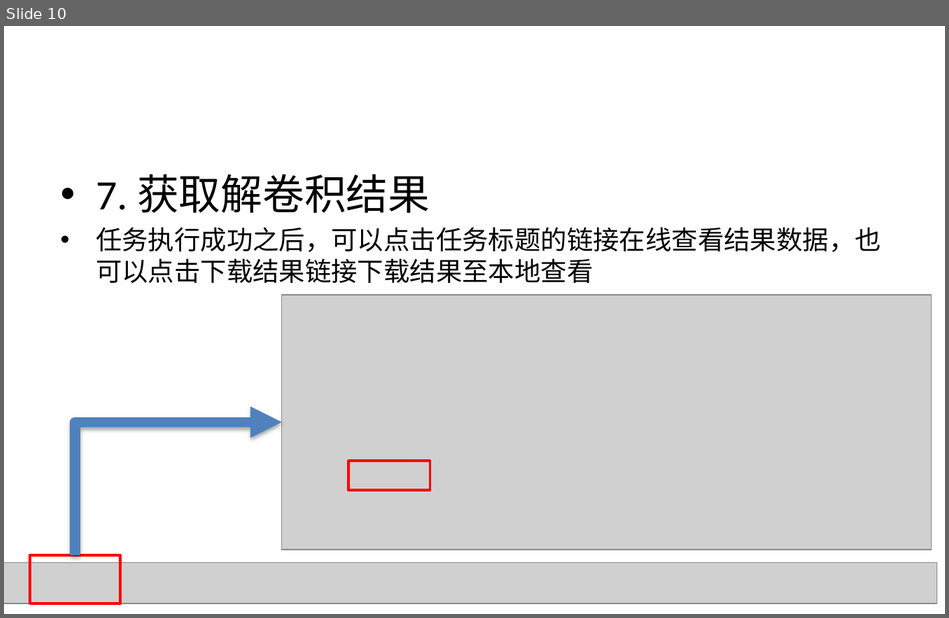
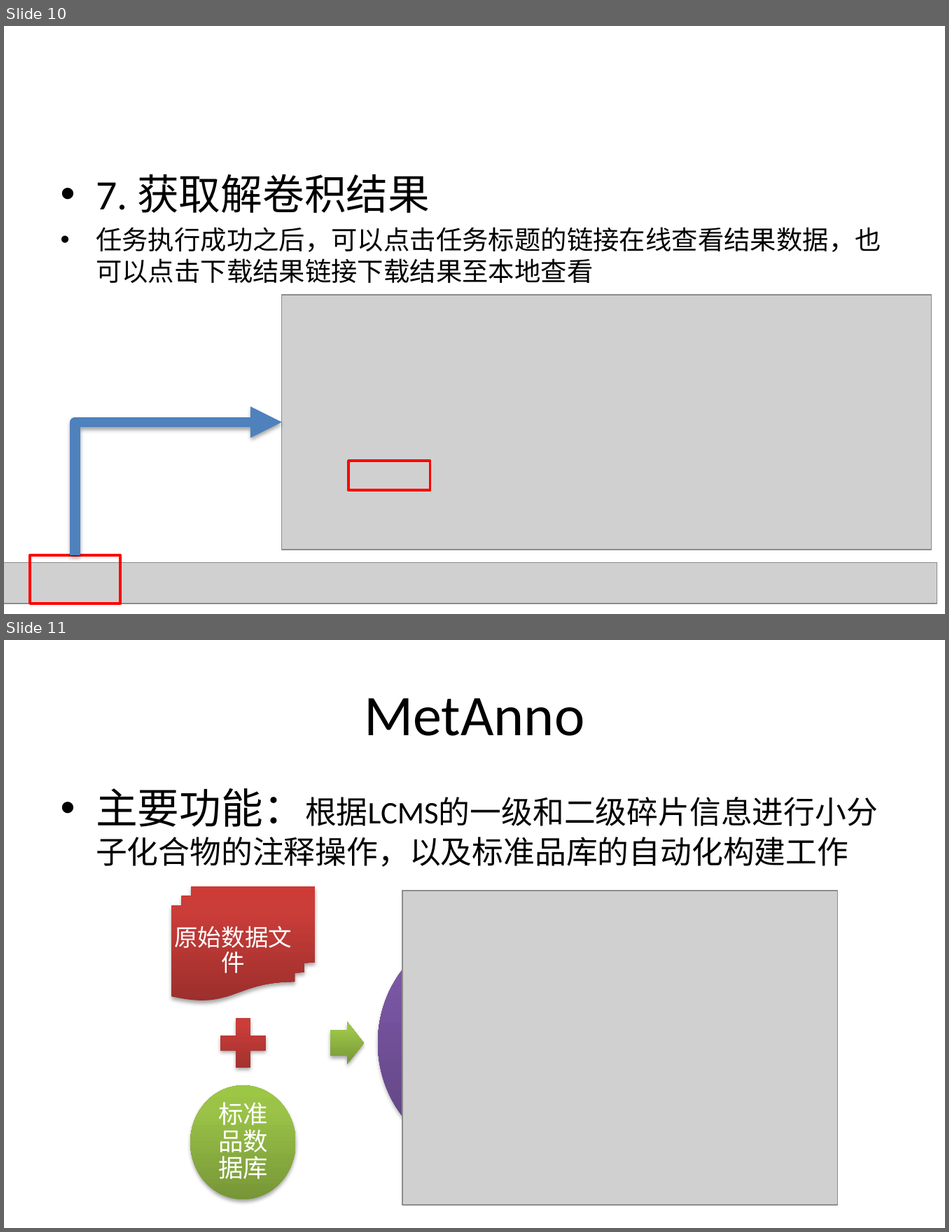
Before and after one commit to BioDeep/docs, a slide deck: Tutorials.pptx. Shown one above the other, each under a label of ours: slide 10 before the commit, slides 10 and 11 after it. The pictures are 949x618 and 949x1232 pixels, drawn with LibreOffice and Linux fonts; fonts in the diff are those of the drawing; grey boxes stand for pictures. Boxes give left, top, right and bottom in pixels: in the first picture for what was removed or moved away, otherwise in the second. Text is boxed around its words. In the diff, an @@ line names an element or a change of style, - is before the commit and + after.

```diff
--- a/Tutorials.pptx
+++ b/Tutorials.pptx
@@ slide 11 added at (4,640,945,1228), background #FFFFFF @@
@@ title added at (364,698,584,736), 44 pt, text #000000 @@
+MetAnno
@@ text added at (96,788,878,867), 24 pt, text #000000 @@
+• 主要功能：根据LCMS的一级和二级碎片信息进行小分子化合物的注释操作，以及标准品库的自动化构建工作
@@ group added at (171,886,838,1204): 2 texts, 2 ellipses, 1 flow chart multidocument, 1 plus sign, 1 right arrow, 1 picture @@
+原始数据文件
+标准品数据库
```
Also in this commit, not shown: 3 other slides added, 1 other file.
